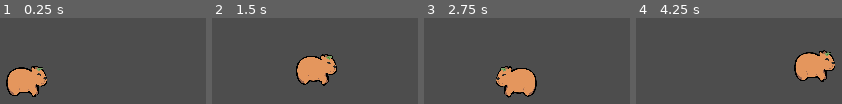
Above: before the commit, frames 1-4 (left to right).
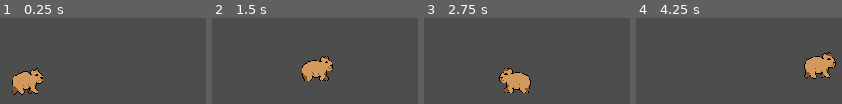
Above: after the commit, the same moments.

Repository: pirsqed/Sci-fi-game-jam
Game: Godot game, scene res://game.tscn
Same seed, same stepped clock (60 frames per second), same inputs: the game is played once before the commit and once after it.
Inputs:
- Up to frame 1 (0.25 s): no input
- Up to frame 2 (1.5 s): tap Enter (ui_accept) at 0.5, 1.35 s; hold Enter (ui_accept) 0.53-1.28 s; hold Right (ui_right) from 0.53 s (still down)
- Up to frame 3 (2.75 s): tap Enter (ui_accept) at 1.52, 1.82 s; release Right (ui_right) at 2.03 s; hold Left (ui_left) from 2.03 s (still down); hold Enter (ui_accept) from 2.03 s (still down)
- Up to frame 4 (4.25 s): release Left (ui_left) at 2.78 s; release Enter (ui_accept) at 2.78 s; hold Right (ui_right) from 2.78 s (still down); tap Enter (ui_accept) at 2.85, 3.02, 3.32 s; hold Enter (ui_accept) from 3.53 s (still down)

The runs differ from the first frame. In frame 1, 3.2% of the frame differs, in the area x 2-23%, y 55-92%; in frame 2, 3.1%; in frame 3, 3.1%; in frame 4, 3.5%, in the area x 76-98%, y 37-75%.

Commit message:
Adding animation

Diff:
--- a/character_controller.gd
+++ b/character_controller.gd
@@ -18,6 +18,7 @@
 var dash_dir
 
 var climbing = false
+var ceiling_walk = false
 
 func _physics_process(delta):
 	# Add the gravity.
@@ -43,6 +44,11 @@
 			jump_charge_timer = 0
 
 	if Input.is_action_just_pressed("ui_accept") and jumps:
+		if is_on_ceiling():
+			ceiling_walk = false
+			$Sprite2D.flip_v = false
+			velocity.y = -1 * JUMP_VELOCITY
+			gravity = default_gravity
 		if is_on_floor() and abs(velocity.x) <= 20:
 			jump_charge_timer = delta
 		else:
@@ -67,35 +73,42 @@
 			else:
 				double_tap_timer = 0
 
+	if is_on_ceiling():
+		if Input.get_axis("ui_up", "ui_down") < 0 and not ceiling_walk:
+			$Sprite2D.flip_v = true
+			climbing = false
+			ceiling_walk = true
+			gravity = -1 * default_gravity
+	elif not is_on_ceiling() and ceiling_walk and not is_above_grabbable(50.0):
+		$Sprite2D.flip_v = false
+		ceiling_walk = false
+		gravity = default_gravity
+
 
 
 	# Get the input direction and handle the movement/deceleration.
 	# As good practice, you should replace UI actions with custom gameplay actions.
 	var horizontal_direction = Input.get_axis("ui_left", "ui_right")
 	var vertical_direction = Input.get_axis("ui_up", "ui_down")
-	if Input.is_action_just_pressed("ui_up"):
-		var ray = RayCast2D.new()
-		var vector_dir = Vector2(0, -1500)
-		ray.target_position = vector_dir
-		add_child(ray)
-		ray.force_raycast_update()
-		if ray.is_colliding():
-			var collider = ray.get_collider()
-			if collider.is_in_group("grabbable"):
-				climbing = true
-		ray.queue_free()
+	if Input.is_action_just_pressed("ui_up") and is_on_floor():
+		if is_above_grabbable(1500):
+			climbing = true
 
 	if vertical_direction and climbing:
 		gravity = 0
-		velocity.y = vertical_direction * SPEED
-	else:
+		velocity.y = vertical_direction * SPEED * 2
+	elif climbing:
 		gravity = default_gravity
 		climbing = false
 
 	if horizontal_direction < 0 or (dashing and dash_dir < 0):
 		$Sprite2D.flip_h = true
+		if $Sprite2D.offset.x > 0:
+			$Sprite2D.offset = $Sprite2D.offset * -1
 	elif horizontal_direction > 0 or (dashing and dash_dir > 0):
 		$Sprite2D.flip_h = false
+		if $Sprite2D.offset.x < 0:
+			$Sprite2D.offset = $Sprite2D.offset * -1
 
 	if (horizontal_direction or dashing) and not climbing:
 
@@ -108,11 +121,15 @@
 				dash_timer = 0
 				dashing = false
 				gravity = default_gravity
+		else:
+			$AnimationPlayer.play("walk")
 		if jump_charge_timer > 0:
 			horizontal_direction = horizontal_direction / 2.0
 		velocity.x = horizontal_direction * SPEED
 	else:
 		velocity.x = move_toward(velocity.x, 0, SPEED)
+		$AnimationPlayer.play("idle")
+
 
 	move_and_slide()
 
@@ -120,3 +137,18 @@
 		var c = get_slide_collision(i)
 		if c.get_collider() is RigidBody2D:
 			c.get_collider().apply_central_impulse(-c.get_normal() * PUSH_FORCE)
+
+
+func is_above_grabbable(check_distance):
+	var grabbable
+	var ray = RayCast2D.new()
+	var vector_dir = Vector2(0, -1 * check_distance)
+	ray.target_position = vector_dir
+	add_child(ray)
+	ray.force_raycast_update()
+	if ray.is_colliding():
+		var collider = ray.get_collider()
+		if collider.is_in_group("grabbable"):
+			grabbable = true
+	ray.queue_free()
+	return grabbable
--- a/game.tscn
+++ b/game.tscn
@@ -37,7 +37,8 @@
 [node name="ceiling2" type="StaticBody2D" parent="level1" groups=["grabbable"]]
 
 [node name="CollisionPolygon2D" type="CollisionPolygon2D" parent="level1/ceiling2"]
-position = Vector2(733, 39)
+position = Vector2(1658, 180)
+rotation = 3.13104
 scale = Vector2(0.922, 1)
 polygon = PackedVector2Array(-216.92, 75, -219.089, 13, -112.798, 12, -9.76135, 13, 85.683, 75)
 
--- a/player.tscn
+++ b/player.tscn
@@ -1,21 +1,215 @@
-[gd_scene load_steps=4 format=3 uid="uid://cavwwsnh7uyxv"]
+[gd_scene load_steps=8 format=3 uid="uid://cavwwsnh7uyxv"]
 
 [ext_resource type="Script" path="res://character_controller.gd" id="1_uu0v0"]
-[ext_resource type="Texture2D" uid="uid://bna3e1vb3e06g" path="res://Sprites/capybara_v1.png" id="2_um7cb"]
+[ext_resource type="Texture2D" uid="uid://cr8t72gva2bap" path="res://Sprites/CapyberaWalk.png" id="2_0iw5x"]
 
 [sub_resource type="CapsuleShape2D" id="CapsuleShape2D_cr6ko"]
-radius = 32.0
-height = 96.0
+radius = 29.0
+height = 78.0
+
+[sub_resource type="Animation" id="Animation_7dax1"]
+resource_name = "walk"
+length = 0.5
+loop_mode = 1
+tracks/0/type = "value"
+tracks/0/imported = false
+tracks/0/enabled = true
+tracks/0/path = NodePath("Sprite2D:texture")
+tracks/0/interp = 1
+tracks/0/loop_wrap = true
+tracks/0/keys = {
+"times": PackedFloat32Array(0),
+"transitions": PackedFloat32Array(1),
+"update": 1,
+"values": [ExtResource("2_0iw5x")]
+}
+tracks/1/type = "value"
+tracks/1/imported = false
+tracks/1/enabled = true
+tracks/1/path = NodePath("Sprite2D:hframes")
+tracks/1/interp = 1
+tracks/1/loop_wrap = true
+tracks/1/keys = {
+"times": PackedFloat32Array(0),
+"transitions": PackedFloat32Array(1),
+"update": 1,
+"values": [4]
+}
+tracks/2/type = "value"
+tracks/2/imported = false
+tracks/2/enabled = true
+tracks/2/path = NodePath("Sprite2D:vframes")
+tracks/2/interp = 1
+tracks/2/loop_wrap = true
+tracks/2/keys = {
+"times": PackedFloat32Array(0),
+"transitions": PackedFloat32Array(1),
+"update": 1,
+"values": [1]
+}
+tracks/3/type = "value"
+tracks/3/imported = false
+tracks/3/enabled = true
+tracks/3/path = NodePath("Sprite2D:frame")
+tracks/3/interp = 1
+tracks/3/loop_wrap = true
+tracks/3/keys = {
+"times": PackedFloat32Array(0, 0.1, 0.3, 0.4),
+"transitions": PackedFloat32Array(1, 1, 1, 1),
+"update": 1,
+"values": [0, 1, 2, 3]
+}
+
+[sub_resource type="Animation" id="Animation_mib2u"]
+length = 0.001
+tracks/0/type = "value"
+tracks/0/imported = false
+tracks/0/enabled = true
+tracks/0/path = NodePath("Sprite2D:texture")
+tracks/0/interp = 1
+tracks/0/loop_wrap = true
+tracks/0/keys = {
+"times": PackedFloat32Array(0),
+"transitions": PackedFloat32Array(1),
+"update": 1,
+"values": [ExtResource("2_0iw5x")]
+}
+tracks/1/type = "value"
+tracks/1/imported = false
+tracks/1/enabled = true
+tracks/1/path = NodePath("Sprite2D:hframes")
+tracks/1/interp = 1
+tracks/1/loop_wrap = true
+tracks/1/keys = {
+"times": PackedFloat32Array(0),
+"transitions": PackedFloat32Array(1),
+"update": 1,
+"values": [4]
+}
+tracks/2/type = "value"
+tracks/2/imported = false
+tracks/2/enabled = true
+tracks/2/path = NodePath("Sprite2D:vframes")
+tracks/2/interp = 1
+tracks/2/loop_wrap = true
+tracks/2/keys = {
+"times": PackedFloat32Array(0),
+"transitions": PackedFloat32Array(1),
+"update": 1,
+"values": [1]
+}
+tracks/3/type = "value"
+tracks/3/imported = false
+tracks/3/enabled = true
+tracks/3/path = NodePath("Sprite2D:frame")
+tracks/3/interp = 1
+tracks/3/loop_wrap = true
+tracks/3/keys = {
+"times": PackedFloat32Array(0),
+"transitions": PackedFloat32Array(1),
+"update": 1,
+"values": [0]
+}
+tracks/4/type = "value"
+tracks/4/imported = false
+tracks/4/enabled = true
+tracks/4/path = NodePath("Sprite2D:centered")
+tracks/4/interp = 1
+tracks/4/loop_wrap = true
+tracks/4/keys = {
+"times": PackedFloat32Array(0),
+"transitions": PackedFloat32Array(1),
+"update": 1,
+"values": [true]
+}
+
+[sub_resource type="Animation" id="Animation_g6xtu"]
+resource_name = "idle"
+length = 0.1
+tracks/0/type = "value"
+tracks/0/imported = false
+tracks/0/enabled = true
+tracks/0/path = NodePath("Sprite2D:texture")
+tracks/0/interp = 1
+tracks/0/loop_wrap = true
+tracks/0/keys = {
+"times": PackedFloat32Array(1),
+"transitions": PackedFloat32Array(1),
+"update": 1,
+"values": [ExtResource("2_0iw5x")]
+}
+tracks/1/type = "value"
+tracks/1/imported = false
+tracks/1/enabled = true
+tracks/1/path = NodePath("Sprite2D:centered")
+tracks/1/interp = 1
+tracks/1/loop_wrap = true
+tracks/1/keys = {
+"times": PackedFloat32Array(1),
+"transitions": PackedFloat32Array(1),
+"update": 1,
+"values": [true]
+}
+tracks/2/type = "value"
+tracks/2/imported = false
+tracks/2/enabled = true
+tracks/2/path = NodePath("Sprite2D:hframes")
+tracks/2/interp = 1
+tracks/2/loop_wrap = true
+tracks/2/keys = {
+"times": PackedFloat32Array(1),
+"transitions": PackedFloat32Array(1),
+"update": 1,
+"values": [4]
+}
+tracks/3/type = "value"
+tracks/3/imported = false
+tracks/3/enabled = true
+tracks/3/path = NodePath("Sprite2D:vframes")
+tracks/3/interp = 1
+tracks/3/loop_wrap = true
+tracks/3/keys = {
+"times": PackedFloat32Array(1),
+"transitions": PackedFloat32Array(1),
+"update": 1,
+"values": [1]
+}
+tracks/4/type = "value"
+tracks/4/imported = false
+tracks/4/enabled = true
+tracks/4/path = NodePath("Sprite2D:frame")
+tracks/4/interp = 1
+tracks/4/loop_wrap = true
+tracks/4/keys = {
+"times": PackedFloat32Array(0),
+"transitions": PackedFloat32Array(1),
+"update": 1,
+"values": [0]
+}
+
+[sub_resource type="AnimationLibrary" id="AnimationLibrary_8auoh"]
+_data = {
+"RESET": SubResource("Animation_mib2u"),
+"idle": SubResource("Animation_g6xtu"),
+"walk": SubResource("Animation_7dax1")
+}
 
 [node name="player" type="CharacterBody2D"]
 script = ExtResource("1_uu0v0")
 
-[node name="Sprite2D" type="Sprite2D" parent="."]
-position = Vector2(-4.54747e-13, 0)
-scale = Vector2(0.2, 0.2)
-texture = ExtResource("2_um7cb")
-
 [node name="CollisionShape2D" type="CollisionShape2D" parent="."]
-position = Vector2(-2.71051e-20, 2)
+position = Vector2(-1, 6)
 rotation = 1.5708
 shape = SubResource("CapsuleShape2D_cr6ko")
+
+[node name="Sprite2D" type="Sprite2D" parent="."]
+scale = Vector2(2, 2)
+texture = ExtResource("2_0iw5x")
+offset = Vector2(4, 0)
+hframes = 4
+
+[node name="AnimationPlayer" type="AnimationPlayer" parent="."]
+autoplay = "idle"
+libraries = {
+"": SubResource("AnimationLibrary_8auoh")
+}
--- a/project.godot
+++ b/project.godot
@@ -21,3 +21,7 @@
 window/size/viewport_height=1080
 window/size/initial_position_type=2
 window/stretch/mode="canvas_items"
+
+[rendering]
+
+textures/canvas_textures/default_texture_filter=0
Binary file added: Sprites/CapyberaJump.png
Not shown, added: Sprites/CapyberaJump.png.import
Binary file added: Sprites/CapyberaWalk.png
Not shown, added: Sprites/CapyberaWalk.png.import
Not shown, changed: .gitignore
